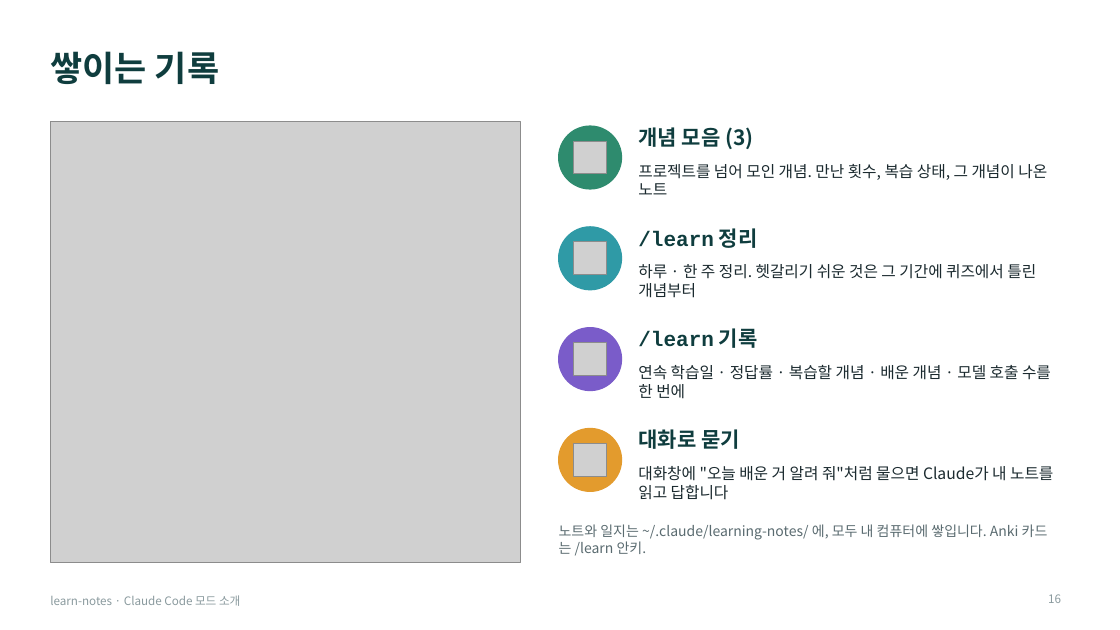
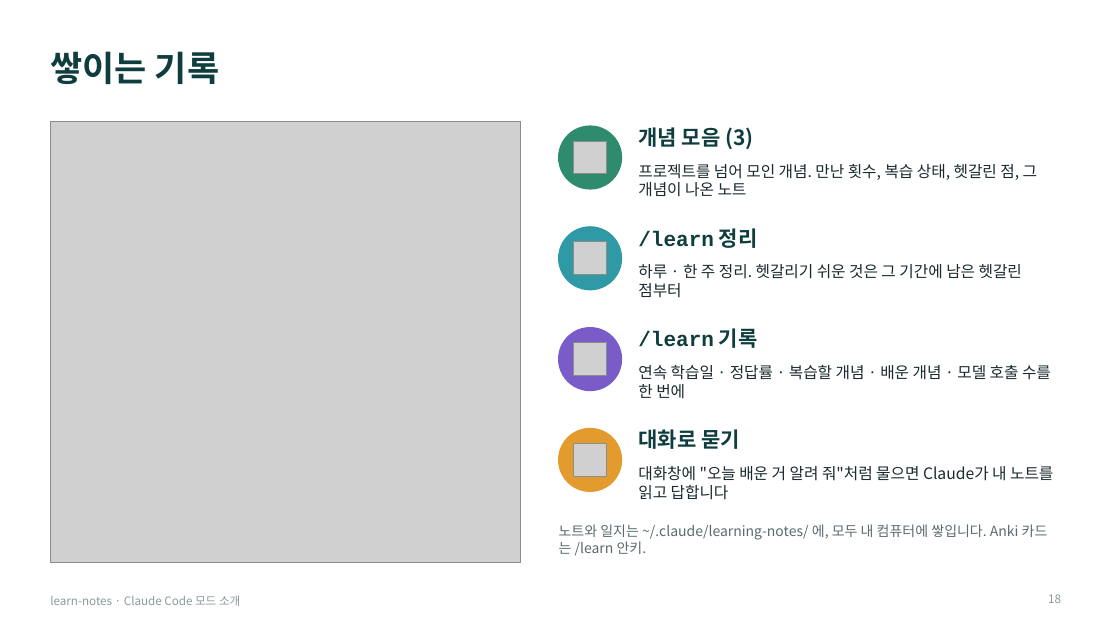
Before and after one commit to Owen-YC/learn-notes, a slide deck: slide 18 of docs/team/learn-notes-intro.pptx (slide 16 before the commit). Drawn at 1120x630 pixels with LibreOffice and Linux fonts; fonts in the diff are those of the drawing; grey boxes stand for pictures. Boxes give left, top, right and bottom in pixels: in the first picture for what was removed or moved away, otherwise in the second. Text is boxed around its words. In the diff, an @@ line names an element or a change of style, - is before the commit and + after.

```diff
--- a/docs/team/learn-notes-intro.pptx
+++ b/docs/team/learn-notes-intro.pptx
@@ text at (x1=638, y1=164, x2=1037, y2=197): text changed @@
-프로젝트를 넘어 모인 개념. 만난 횟수, 복습 상태, 그 개념이 나온 노트
+프로젝트를 넘어 모인 개념. 만난 횟수, 복습 상태, 헷갈린 점, 그 개념이 나온 노트
@@ text at (x1=638, y1=264, x2=1022, y2=298): text changed @@
-하루 · 한 주 정리. 헷갈리기 쉬운 것은 그 기간에 퀴즈에서 틀린 개념부터
+하루 · 한 주 정리. 헷갈리기 쉬운 것은 그 기간에 남은 헷갈린 점부터
```
Also in this commit, not shown: 16 other slides changed, 4 slides added, 21 other files.
